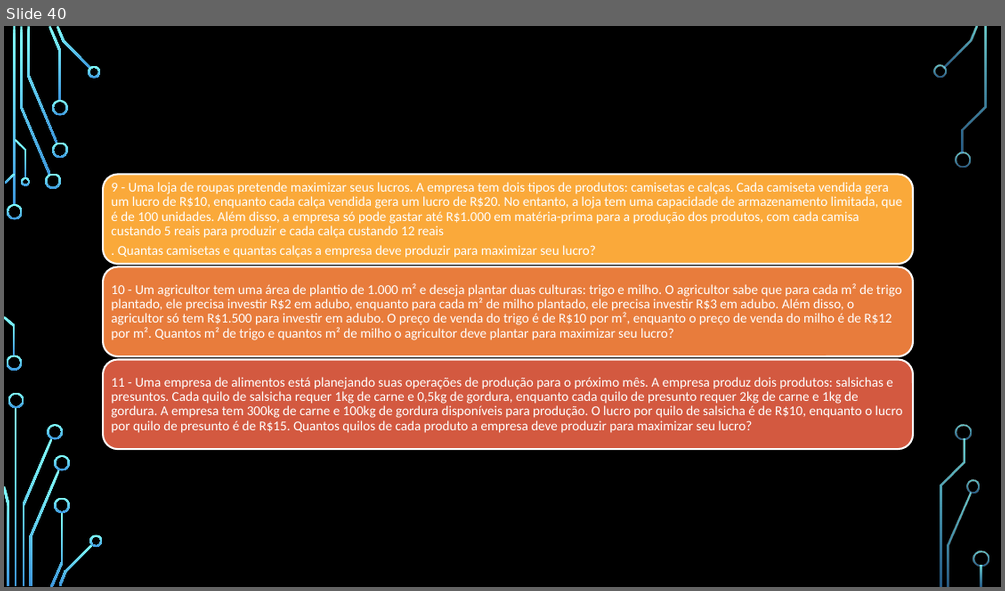
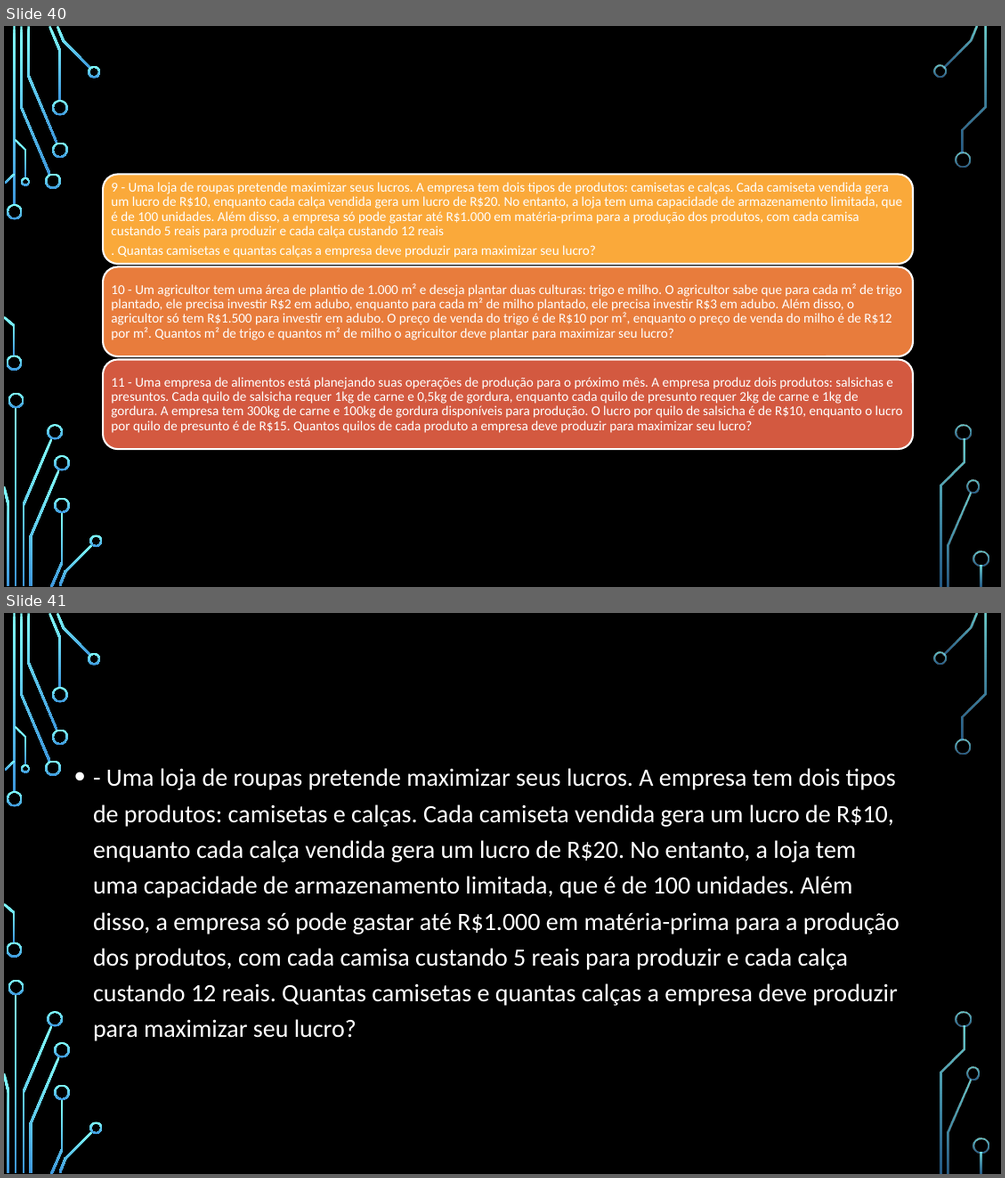
Before and after one commit to VitorKaviski/Curso_Kaviski_Excel_Basico_ao_Avancado, a slide deck: Curso Excel/Intermediário/Aula 1 - Excel/Curso Excel - Intermediário.pptx. Shown one above the other, each under a label of ours: slide 40 before the commit, slides 40 and 41 after it. The pictures are 1005x591 and 1005x1178 pixels, drawn with LibreOffice and Linux fonts; fonts in the diff are those of the drawing; background and template pictures are left out. Boxes give left, top, right and bottom in pixels: in the first picture for what was removed or moved away, otherwise in the second. Text is boxed around its words. In the diff, an @@ line names an element or a change of style, - is before the commit and + after.

```diff
--- a/Curso Excel/Intermediário/Aula 1 - Excel/Curso Excel - Intermediário.pptx
+++ b/Curso Excel/Intermediário/Aula 1 - Excel/Curso Excel - Intermediário.pptx
@@ slide 41 added at (4,613,1001,1174), background picture (left out); not listed: 36 template elements that a slide beside it also shows @@
@@ text added at (93,768,899,1041), 24 pt, text #FFFFFF @@
+• - Uma loja de roupas pretende maximizar seus lucros. A empresa tem dois tipos de produtos: camisetas e calças. Cada camiseta vendida gera um lucro de R$10, enquanto cada calça vendida gera um lucro de R$20. No entanto, a loja tem uma capacidade de armazenamento limitada, que é de 100 unidades. Além disso, a empresa só pode gastar até R$1.000 em matéria-prima para a produção dos produtos, com cada camisa custando 5 reais para produzir e cada calça custando 12 reais. Quantas camisetas e quantas calças a empresa deve produzir para maximizar seu lucro?
```
Also in this commit, not shown: 2 other files.
